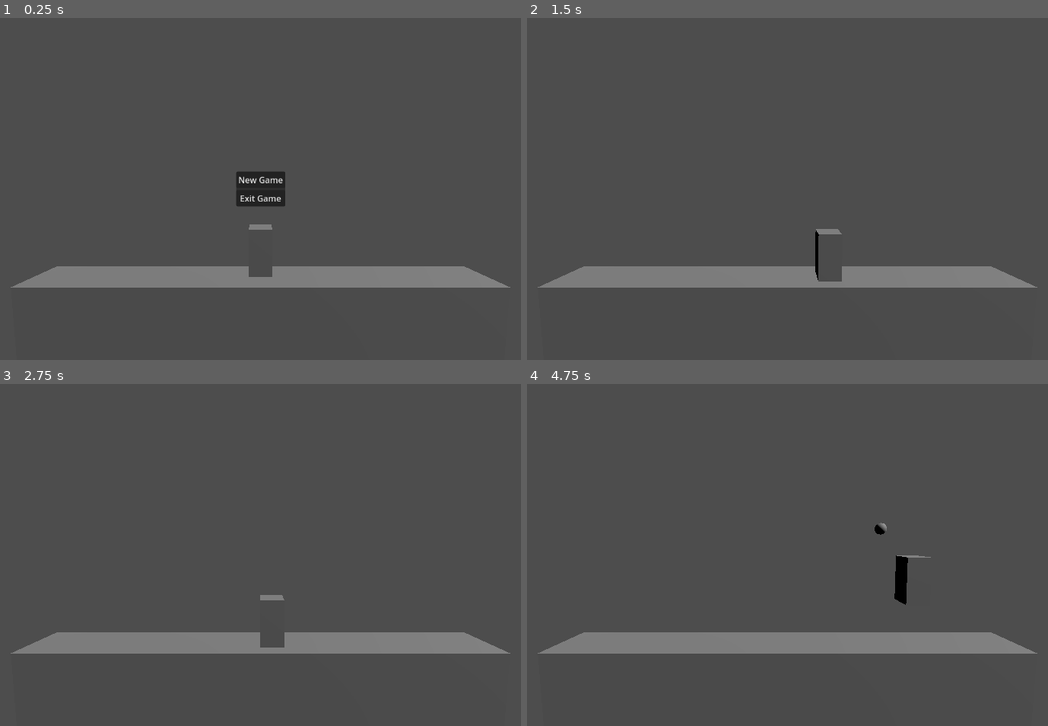
Above: before the commit, frames 1-4 (two rows, left to right).
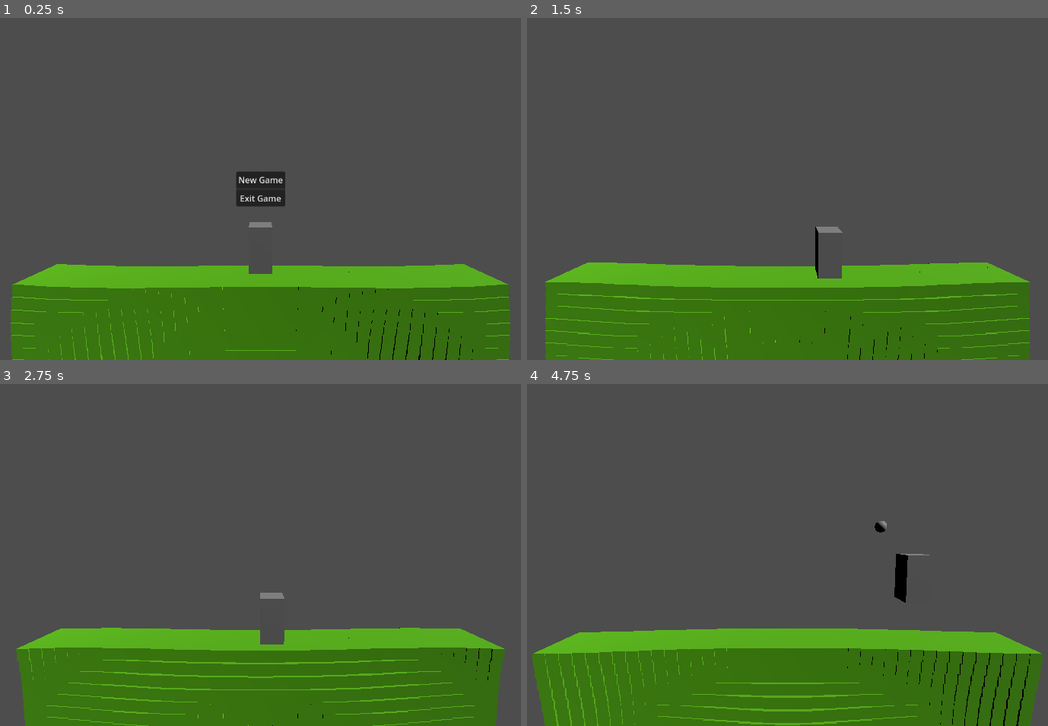
Above: after the commit, the same moments.

Repository: Morswin/NasuPollo
Game: Godot game, scene res://game.tscn
Same seed, same stepped clock (60 frames per second), same inputs: the game is played once before the commit and once after it.
Inputs:
- Up to frame 1 (0.25 s): no input
- Up to frame 2 (1.5 s): click "New Game" at 0.5 s; hold D (MoveRight) from 1.28 s (still down)
- Up to frame 3 (2.75 s): tap Space (Jump) at 1.52, 2.27 s; release D (MoveRight) at 2.03 s; hold A (MoveLeft) from 2.03 s (still down)
- Up to frame 4 (4.75 s): release A (MoveLeft) at 2.78 s; hold D (MoveRight) 2.78-4.28 s; tap Space (Jump) at 3.77, 4.52 s; hold A (MoveLeft) from 4.28 s (still down)

The runs differ from the first frame. In frame 1, 26% of the frame differs, in the area x 1-99%, y 59-100%; in frame 2, 25%; in frame 3, 26%; in frame 4, 26%, in the area x 1-99%, y 40-100%.

Commit message:
Add terrain made out of voxels
Or at least something that I interpret as such

Diff:
--- a/nasupollo/game.gd
+++ b/nasupollo/game.gd
@@ -13,9 +13,11 @@
 @onready var collectable_object_spawner = %CollectableObjectSpawner
 @onready var collectable_object_timer = %CollectableObjectTimer
 @onready var main_menu = %MainMenu
+@onready var terrain = %Terrain
 
 
 func _ready():
+	terrain.generate_terrain_voxels()
 	GameSignals.gain_score.connect(gain_score)
 	GameSignals.loose_life_point.connect(loose_life_point)
 	GameSignals.game_begin.connect(game_begin)
--- a/nasupollo/game.tscn
+++ b/nasupollo/game.tscn
@@ -2,12 +2,10 @@
 
 [ext_resource type="Script" uid="uid://uu8wflpl3s8f" path="res://player.gd" id="1_80nbo"]
 [ext_resource type="Script" uid="uid://vdspuepjdl2j" path="res://game.gd" id="1_feb5d"]
+[ext_resource type="PackedScene" uid="uid://bd1da7ai41vl0" path="res://terrain/terrain.tscn" id="3_feb5d"]
 
 [sub_resource type="BoxShape3D" id="BoxShape3D_mwb40"]
 size = Vector3(0.5, 1, 0.5)
-
-[sub_resource type="BoxShape3D" id="BoxShape3D_80nbo"]
-size = Vector3(10, 4, 1)
 
 [sub_resource type="BoxShape3D" id="BoxShape3D_e2o6t"]
 size = Vector3(1, 5, 1)
@@ -53,15 +51,9 @@
 [node name="CollisionShape3D" type="CollisionShape3D" parent="Player"]
 shape = SubResource("BoxShape3D_mwb40")
 
-[node name="Terrain" type="StaticBody3D" parent="." groups=["Environment"]]
+[node name="Terrain" parent="." instance=ExtResource("3_feb5d")]
+unique_name_in_owner = true
 transform = Transform3D(1, 0, 0, 0, 1, 0, 0, 0, 1, 0, -2, 0)
-collision_mask = 0
-
-[node name="CSGBox3D" type="CSGBox3D" parent="Terrain"]
-size = Vector3(10, 4, 1)
-
-[node name="CollisionShape3D" type="CollisionShape3D" parent="Terrain"]
-shape = SubResource("BoxShape3D_80nbo")
 
 [node name="MapBoundries" type="StaticBody3D" parent="."]
 collision_mask = 0
@@ -75,7 +67,7 @@
 shape = SubResource("BoxShape3D_e2o6t")
 
 [node name="Camera3D" type="Camera3D" parent="."]
-transform = Transform3D(1, 0, 0, 0, 0.997575, 0.0695998, 0, -0.0695998, 0.997575, 0, 2.27193, 4.80897)
+transform = Transform3D(1, 0, 0, 0, 0.996873, 0.0790159, 0, -0.0790159, 0.996873, 0, 2.272, 4.809)
 
 [node name="DirectionalLight3D" type="DirectionalLight3D" parent="."]
 transform = Transform3D(0.326888, -0.661874, 0.674587, 0, 0.713801, 0.700349, -0.945063, -0.228936, 0.233333, -9.47653, 0, 0)
--- /dev/null
+++ b/nasupollo/terrain/terrain.gd
@@ -0,0 +1,20 @@
+class_name Terrain
+extends StaticBody3D
+
+
+const VOXEL = preload("res://voxel/voxel.tscn")
+
+
+func generate_terrain_voxels():
+	var x: float = -5.0
+	while x < 5.0:
+		var y: float = 2.0
+		while y > -2.0:
+			var z: float = -0.5
+			while z < 0.5:
+				var _next_terrain_voxel: Voxel = VOXEL.instantiate()
+				_next_terrain_voxel.voxel_index = Vector3(x + 0.125, y -0.125, z + 0.125)
+				add_child(_next_terrain_voxel)
+				z += 0.25
+			y -= 0.25
+		x += 0.25
--- /dev/null
+++ b/nasupollo/terrain/terrain.tscn
@@ -0,0 +1,17 @@
+[gd_scene load_steps=3 format=3 uid="uid://bd1da7ai41vl0"]
+
+[ext_resource type="Script" uid="uid://bd7c12kvf4qo5" path="res://terrain/terrain.gd" id="1_0rasl"]
+
+[sub_resource type="BoxShape3D" id="BoxShape3D_80nbo"]
+size = Vector3(10, 4, 1)
+
+[node name="Terrain" type="StaticBody3D" groups=["Environment"]]
+collision_mask = 0
+script = ExtResource("1_0rasl")
+
+[node name="CSGBox3D" type="CSGBox3D" parent="."]
+visible = false
+size = Vector3(10, 4, 1)
+
+[node name="CollisionShape3D" type="CollisionShape3D" parent="."]
+shape = SubResource("BoxShape3D_80nbo")
--- /dev/null
+++ b/nasupollo/voxel/voxel.gd
@@ -0,0 +1,20 @@
+class_name Voxel
+extends Node3D
+
+
+const VOXEL_TERRAIN = preload("res://voxel/voxel_terrain.tres")
+
+var voxel_index: Vector3 = Vector3.ZERO
+
+@onready var mesh = $voxel/Cube
+
+
+func _ready():
+	mesh.set_surface_override_material(0, VOXEL_TERRAIN)
+
+func _process(_delta):
+	position = Vector3(
+		voxel_index.x,
+		voxel_index.y,
+		voxel_index.z + (sin(Time.get_ticks_msec() / 1000.0 + sqrt(voxel_index.x**2 + (voxel_index.y*2)**2)) / 8)
+	)
--- /dev/null
+++ b/nasupollo/voxel/voxel.tscn
@@ -0,0 +1,11 @@
+[gd_scene load_steps=3 format=3 uid="uid://2qiodasnv557"]
+
+[ext_resource type="Script" uid="uid://dis5djjpcl0jx" path="res://voxel/voxel.gd" id="1_cthy6"]
+[ext_resource type="PackedScene" uid="uid://cutpphlgv2lxu" path="res://voxel/voxel.glb" id="2_pnlfb"]
+
+[node name="voxel" type="Node3D"]
+script = ExtResource("1_cthy6")
+
+[node name="voxel" parent="." instance=ExtResource("2_pnlfb")]
+
+[editable path="voxel"]
--- /dev/null
+++ b/nasupollo/voxel/voxel_terrain.tres
@@ -0,0 +1,4 @@
+[gd_resource type="StandardMaterial3D" format=3 uid="uid://cpeom8adjv7ko"]
+
+[resource]
+albedo_color = Color(0.367333, 0.76, 0, 1)
Not shown, added: nasupollo/terrain/terrain.gd.uid
Not shown, added: nasupollo/voxel/voxel.blend.import
Not shown, added: nasupollo/voxel/voxel.gd.uid
Binary file added: nasupollo/voxel/voxel.glb
Not shown, added: nasupollo/voxel/voxel.glb.import
Not shown, added: nasupollo/voxel/voxel.blend
Not shown, added: nasupollo/voxel/voxel_default.blend1
